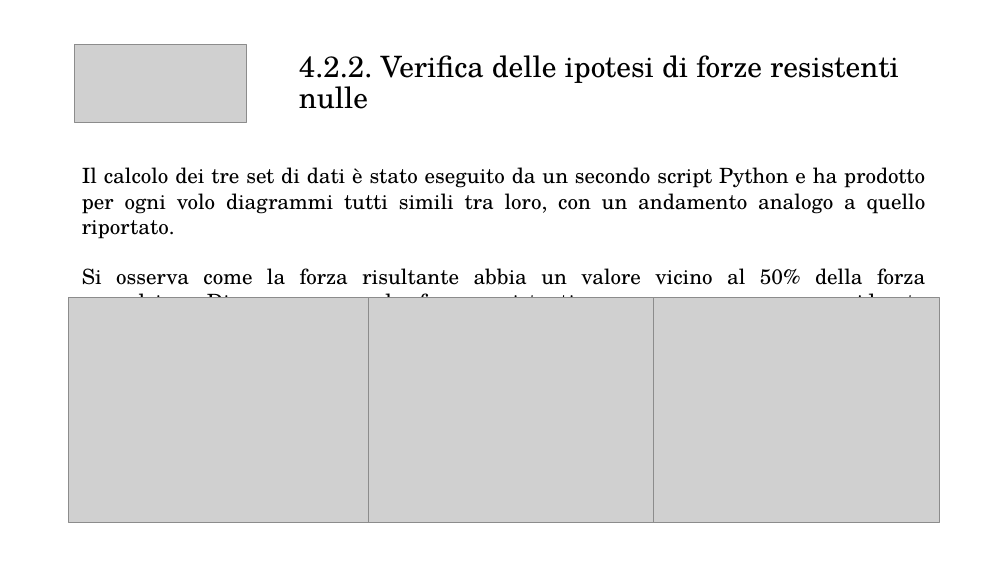
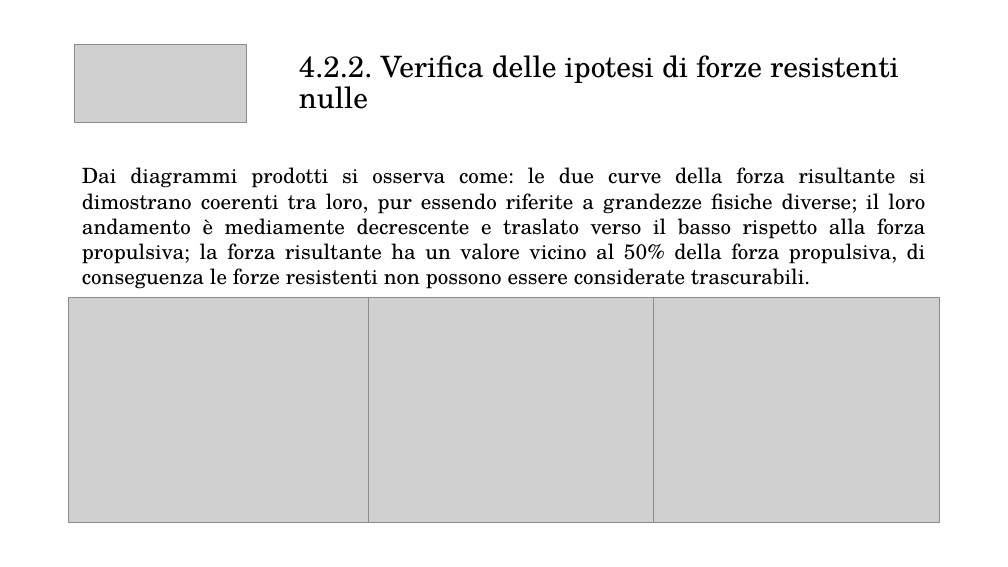
Before and after one commit to emanuele-cason/Tesi, a slide deck: slide 12 of Presentazione/Presentazione relazione.pptx (slide 11 before the commit). Drawn at 1008x567 pixels with LibreOffice and Linux fonts; fonts in the diff are those of the drawing; grey boxes stand for pictures. Boxes give left, top, right and bottom in pixels: in the first picture for what was removed or moved away, otherwise in the second. Text is boxed around its words. In the diff, an @@ line names an element or a change of style, - is before the commit and + after.

```diff
--- a/Presentazione/Presentazione relazione.pptx
+++ b/Presentazione/Presentazione relazione.pptx
@@ text at bbox=[82, 167, 926, 289]: text changed @@
-Il calcolo dei tre set di dati è stato eseguito da un secondo script Python e ha prodotto per ogni volo diagrammi tutti simili tra loro, con un andamento analogo a quello riportato.
-Si osserva come la forza risultante abbia un valore vicino al 50% della forza propulsiva. Di conseguenza le forze resistenti non possono essere considerate trascurabili.
+Dai diagrammi prodotti si osserva come: le due curve della forza risultante si dimostrano coerenti tra loro, pur essendo riferite a grandezze fisiche diverse; il loro andamento è mediamente decrescente e traslato verso il basso rispetto alla forza propulsiva; la forza risultante ha un valore vicino al 50% della forza propulsiva, di conseguenza le forze resistenti non possono essere considerate trascurabili.
```
Also in this commit, not shown: 3 other slides changed, 4 slides added, 3 other files.
